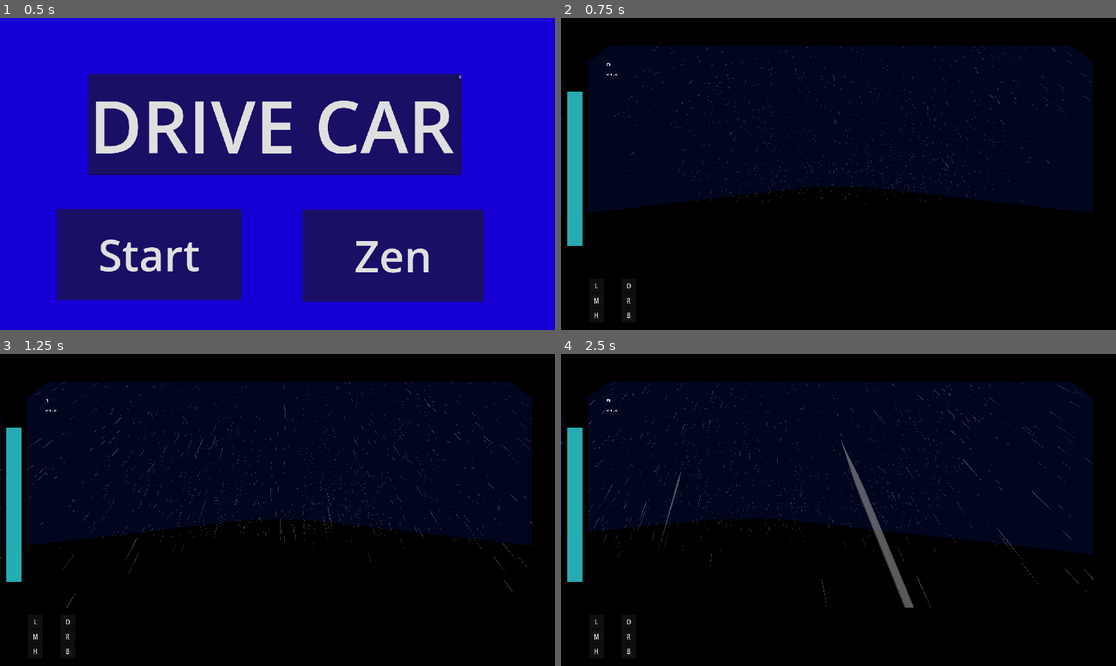
Above: before the commit, frames 1-4 (two rows, left to right).
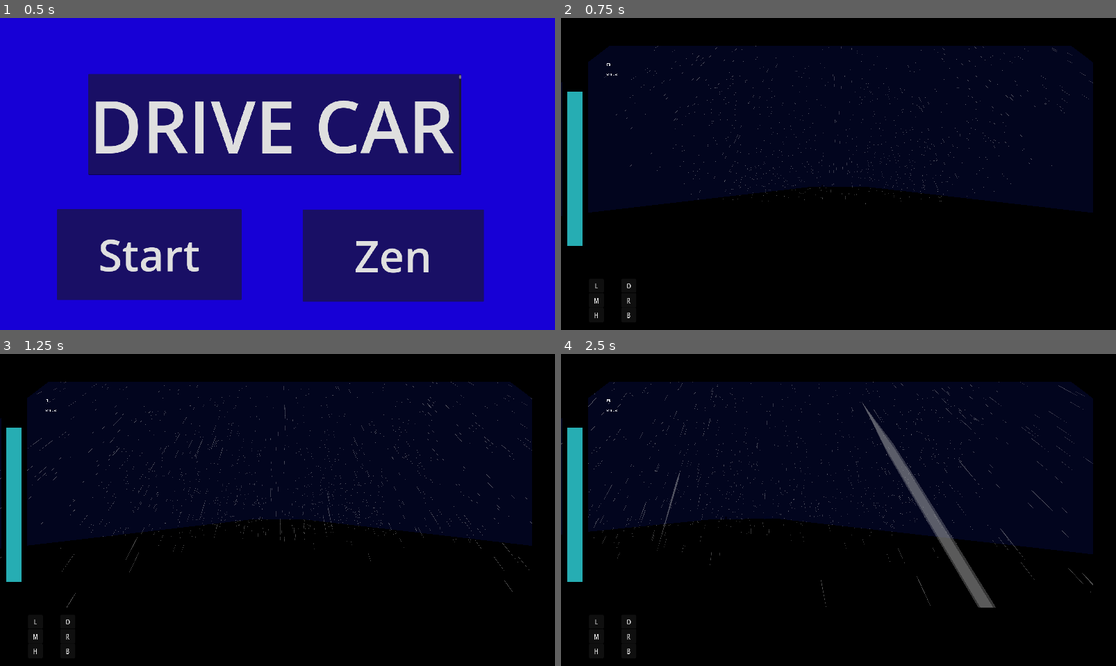
Above: after the commit, the same moments.

Repository: reniby/Southbound
Game: Godot game, scene res://Scenes/menu.tscn
The game is run twice, just before and just after one commit, with the same random seed, the same clock (stepped at 60 frames per second) and the same inputs.
Inputs (mouse positions are in pixels of both pictures, inside the frame that each line leads up to):
- Up to frame 1 (0.5 s): no input
- Up to frame 2 (0.75 s): click "Start" at 0.5 s
- Up to frame 3 (1.25 s): no input
- Up to frame 4 (2.5 s): move the mouse to (960, 494) at 1.27 s; hold D (right) 1.28-2.03 s; move the mouse to (727, 525) at 2.02 s; hold Down (ui_down) from 2.03 s (still down)

Frame 1 is identical in both runs. In frame 2, 0.6% of the frame differs, in the area x 0-96%, y 8-63%; in frame 3, 0.5%; in frame 4, 3.3%, in the area x 0-96%, y 8-82%.

Commit message:
More Cleanup

Diff:
--- a/Scenes/player.tscn
+++ b/Scenes/player.tscn
@@ -4,8 +4,7 @@
 
 [sub_resource type="BoxMesh" id="BoxMesh_futcf"]
 
-[sub_resource type="BoxShape3D" id="BoxShape3D_u2dtu"]
-size = Vector3(1, 0.24469, 2.2334)
+[sub_resource type="BoxShape3D" id="BoxShape3D_ktgia"]
 
 [sub_resource type="BoxShape3D" id="BoxShape3D_v7adf"]
 
@@ -18,9 +17,9 @@
 transform = Transform3D(1.55158, 0, 0, 0, 0.135342, 0, 0, 0, 3.04829, 0, 0.176988, -0.518714)
 mesh = SubResource("BoxMesh_futcf")
 
-[node name="CollisionShape3D2" type="CollisionShape3D" parent="."]
-transform = Transform3D(1.69221, 0, 0, 0, 1.03653, 0, 0, 0, 1.38405, 0, 0.177, -0.518714)
-shape = SubResource("BoxShape3D_u2dtu")
+[node name="CollisionShape3D" type="CollisionShape3D" parent="."]
+transform = Transform3D(1.55158, 0, 0, 0, 0.135342, 0, 0, 0, 3.04829, 0, 0.176988, -0.518714)
+shape = SubResource("BoxShape3D_ktgia")
 
 [node name="Pivot" type="Node3D" parent="."]
 transform = Transform3D(1, 0, 0, 0, 1, 0, 0, 0, 1, 0, 1.67939, 0)
--- a/Scripts/player.gd
+++ b/Scripts/player.gd
@@ -53,7 +53,6 @@
 	elif power <= 0:
 		power = 0
 
-	var input_dir := Input.get_vector("left", "right", "ui_up", "ui_down")
 	power -= 0.001 * (speed + ENERGY_OPTIONS[light_power])
 	dist = linear_velocity.length() * delta
 	light_mult = (abs(light_power - 2) * 0.1)
--- a/Scripts/road.gd
+++ b/Scripts/road.gd
@@ -16,7 +16,7 @@
 
 var blocks_found = 1
 var x_spacing = 12
-var z_lanes = 4
+var z_lanes = 4.0
 var rng = RandomNumberGenerator.new()
 var seen_pos = []
 
@@ -63,7 +63,7 @@
 	while true:
 		var temp = []
 		var positions = [-1.5, -0.5, 0.5, 1.5]
-		temp.append(prev_road.position.z + (positions.pick_random() * floor(road_size / z_lanes)))
+		temp.append(prev_road.position.z + (positions.pick_random() * (road_size / z_lanes)))
 		temp.append(rng.randi_range(-1, 1) * x_spacing)
 		if temp not in seen_pos:
 			r_pos = temp
